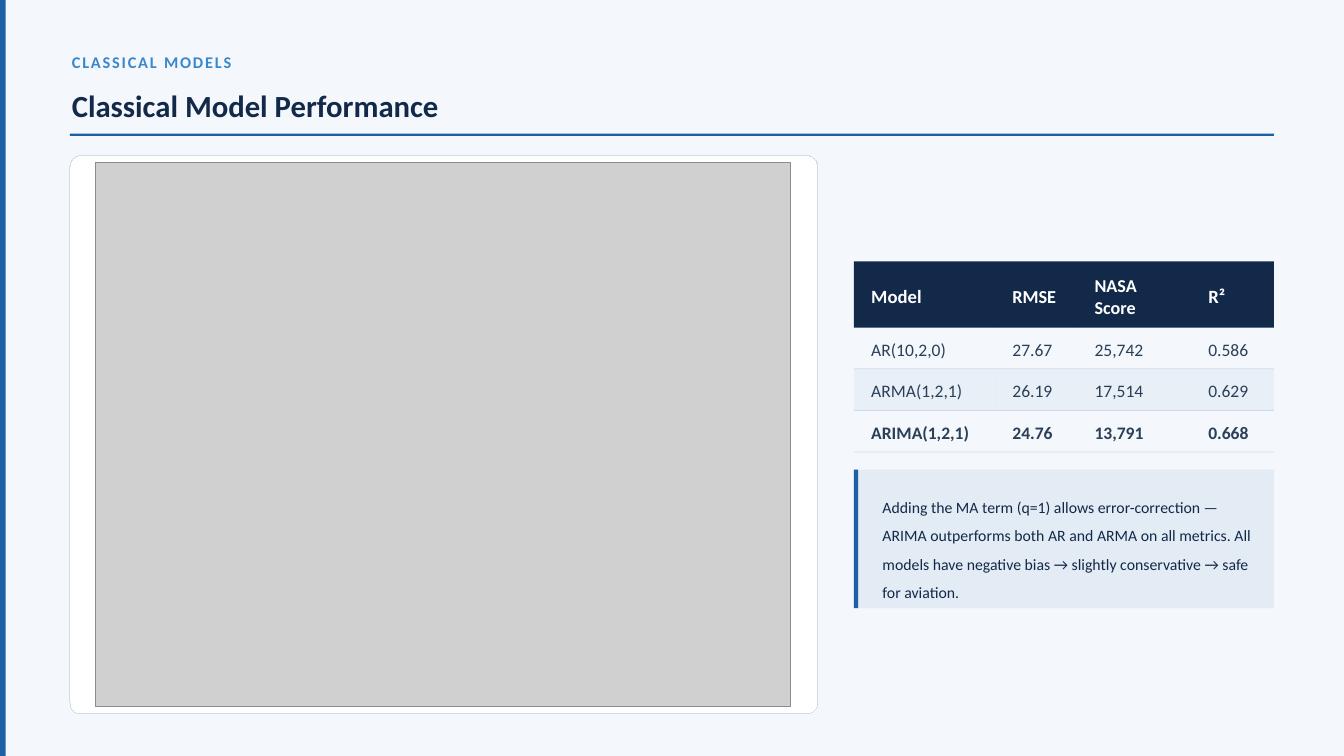
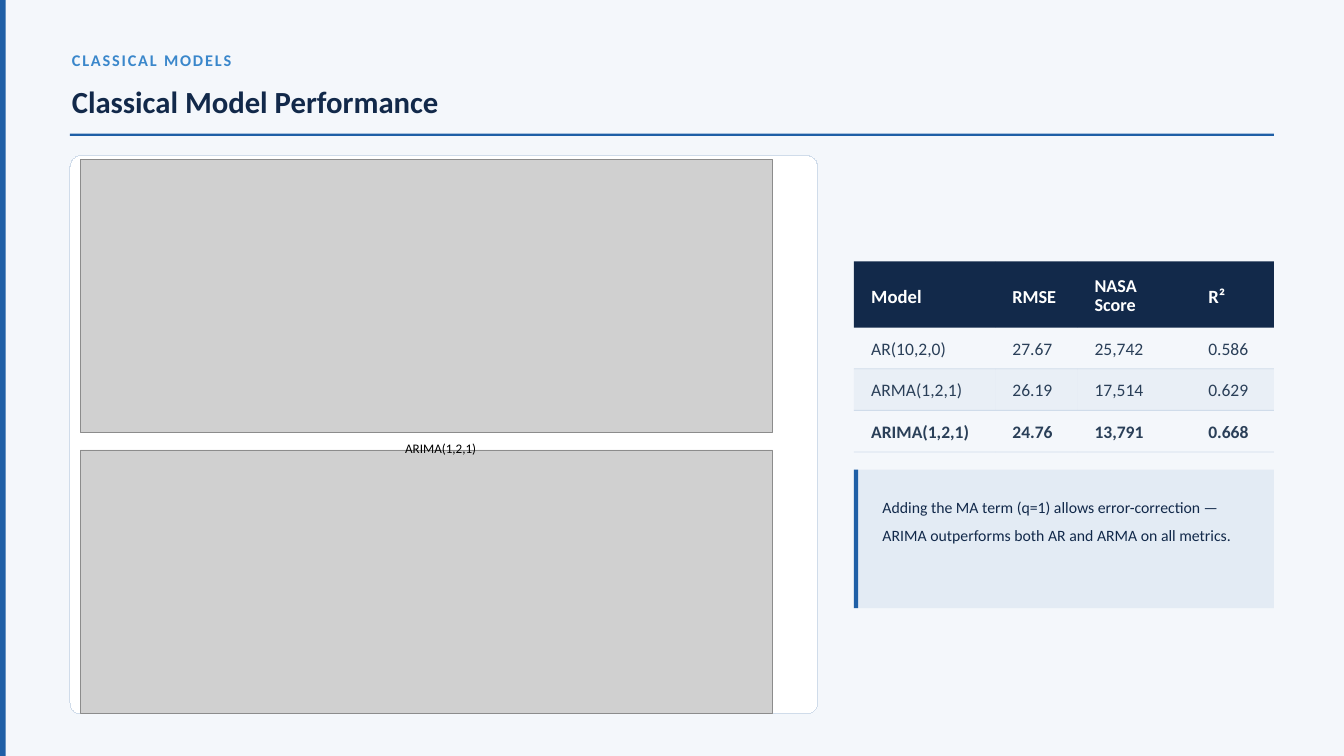
Before and after one commit to DhruvParmar051/Aircraft-Engine-Failure-Forecasting, a slide deck: slide 37 of AFM_ppt.pptx. Drawn at 1344x756 pixels with LibreOffice and Linux fonts; fonts in the diff are those of the drawing; grey boxes stand for pictures. Boxes give left, top, right and bottom in pixels: in the first picture for what was removed or moved away, otherwise in the second. Text is boxed around its words. In the diff, an @@ line names an element or a change of style, - is before the commit and + after.

```diff
--- a/AFM_ppt.pptx
+++ b/AFM_ppt.pptx
@@ text "CLASSICAL MODELS" at (x1=72, y1=55, x2=231, y2=66): line spacing 1 to 0.9 @@
@@ text "Classical Model Performance" at (x1=72, y1=91, x2=439, y2=114): line spacing 1.1 to 1 @@
@@ picture added at (x1=80, y1=159, x2=772, y2=432) @@
@@ picture removed at (x1=96, y1=163, x2=791, y2=707) @@
@@ text "NASA Score" at (x1=1095, y1=280, x2=1137, y2=311): line spacing 1 to 0.9 @@
@@ text added at (x1=405, y1=442, x2=476, y2=455), 14 pt, text #000000 @@
+ARIMA(1,2,1)
@@ picture added at (x1=80, y1=450, x2=772, y2=714) @@
@@ text at (x1=882, y1=502, x2=1231, y2=544): text changed @@
-Adding the MA term (q=1) allows error-correction — ARIMA outperforms both AR and ARMA on all metrics. All models have negative bias → slightly conservative → safe for aviation.
+Adding the MA term (q=1) allows error-correction — ARIMA outperforms both AR and ARMA on all metrics.
```
Also in this commit, not shown: 47 other slides changed, 1 slide added, 7 slides removed.
